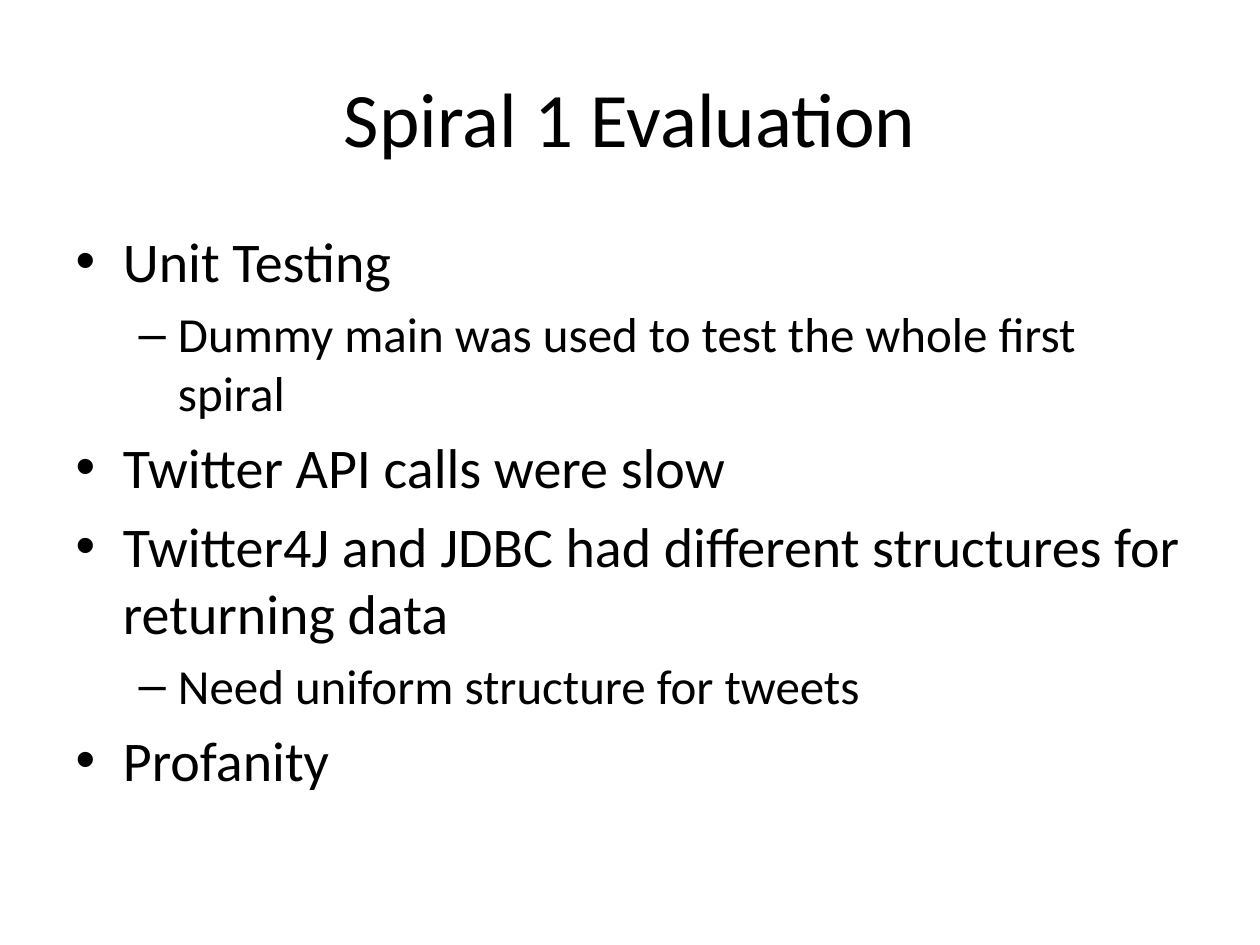
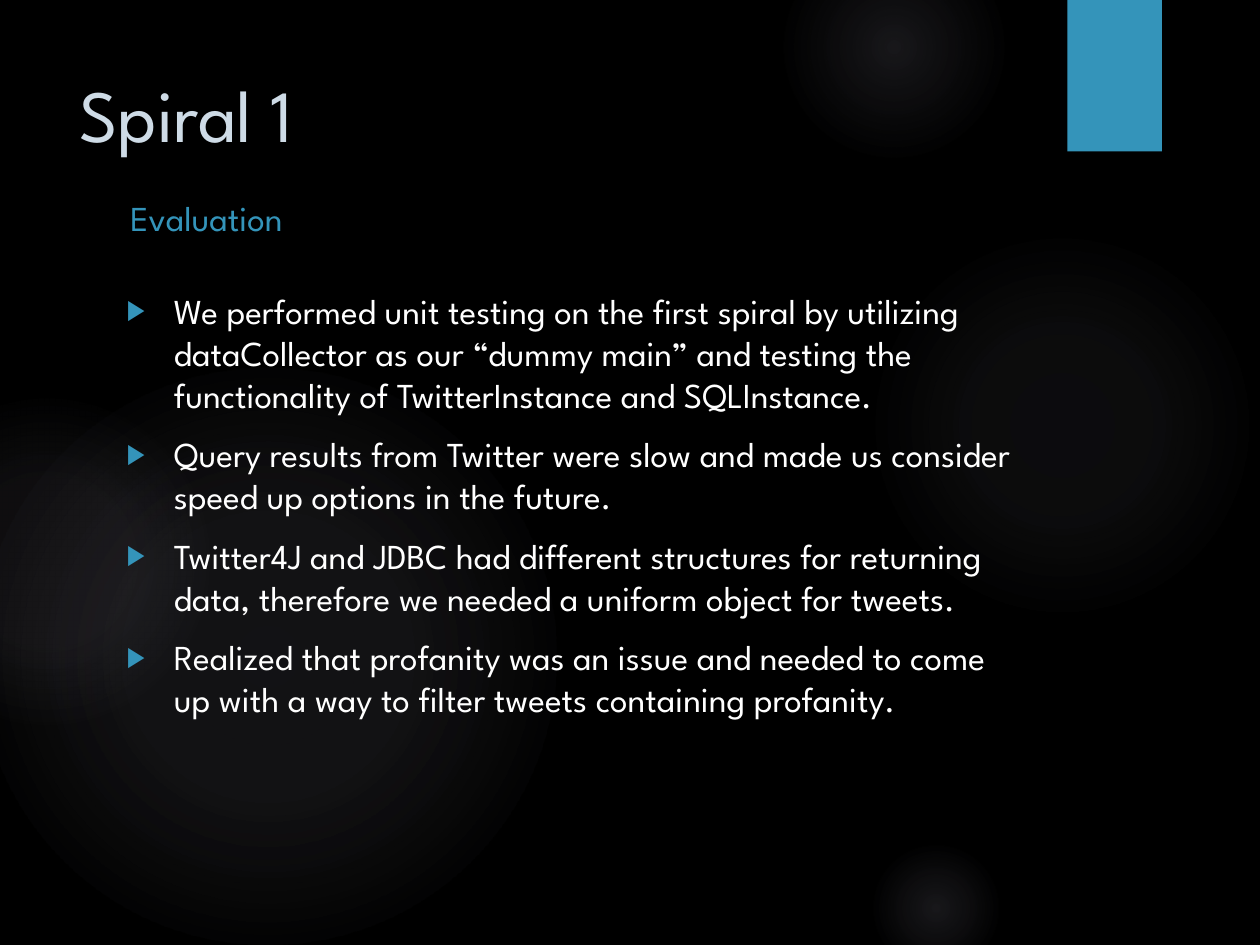
Before and after one commit to exopsRamba/Twitter-Analytics, a slide deck: slide 18 of Software Engineering.pptx (slide 10 before the commit). Drawn at 1260x945 pixels with LibreOffice and Linux fonts; fonts in the diff are those of the drawing; background and template pictures are left out. Boxes give left, top, right and bottom in pixels: in the first picture for what was removed or moved away, otherwise in the second. Text is boxed around its words. In the diff, an @@ line names an element or a change of style, - is before the commit and + after.

```diff
--- a/Software Engineering.pptx
+++ b/Software Engineering.pptx
@@ background #FFFFFF to picture (left out) @@
@@ ellipse added at (x1=784, y1=0, x2=1004, y2=158), fill gradient #AAA7BC @@
@@ rectangle added at (x1=1067, y1=0, x2=1162, y2=151), fill #3494BA @@
@@ title "Spiral 1" at (x1=79, y1=91, x2=293, y2=158): vertical alignment middle to top @@
@@ title at (x1=79, y1=91, x2=293, y2=158): text changed; size 44 to 42 pt; font Calibri to League Spartan; text colour #000000 to #CEDBE6 @@
-Spiral 1 Evaluation
+Spiral 1
@@ text added at (x1=130, y1=207, x2=282, y2=232), 20 pt, text #3494BA @@
+Evaluation
@@ ellipse added at (x1=868, y1=231, x2=1256, y2=619), fill gradient #AAA7BC @@
@@ text at (x1=174, y1=299, x2=1009, y2=720): text changed; size 32 to 20 pt; font Calibri to League Spartan; text colour #000000 to #FFFFFF @@
-• Unit Testing
-  – Dummy main was used to test the whole first spiral
-• Twitter API calls were slow
-• Twitter4J and JDBC had different structures for returning data
-  – Need uniform structure for tweets
-• Profanity
+▶ We performed unit testing on the first spiral by utilizing dataCollector as our “dummy main” and testing the functionality of TwitterInstance and SQLInstance.
+▶ Query results from Twitter were slow and made us consider speed up options in the future.
+▶ Twitter4J and JDBC had different structures for returning data, therefore we needed a uniform object for tweets.
+▶ Realized that profanity was an issue and needed to come up with a way to filter tweets containing profanity.
@@ ellipse added at (x1=0, y1=368, x2=556, y2=945), fill gradient #AAA7BC @@
@@ ellipse added at (x1=0, y1=399, x2=209, y2=724), fill gradient #AAA7BC @@
@@ ellipse added at (x1=868, y1=840, x2=1004, y2=945), fill gradient #AAA7BC @@
```
Also in this commit, not shown: 2 other slides changed, 25 slides added, 12 slides removed.
